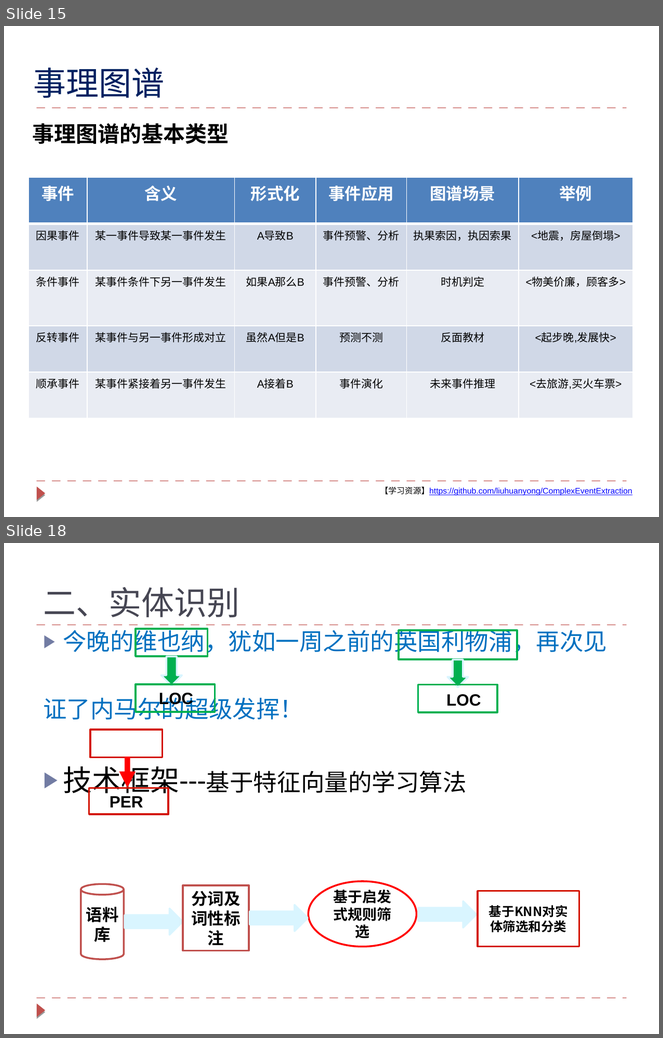
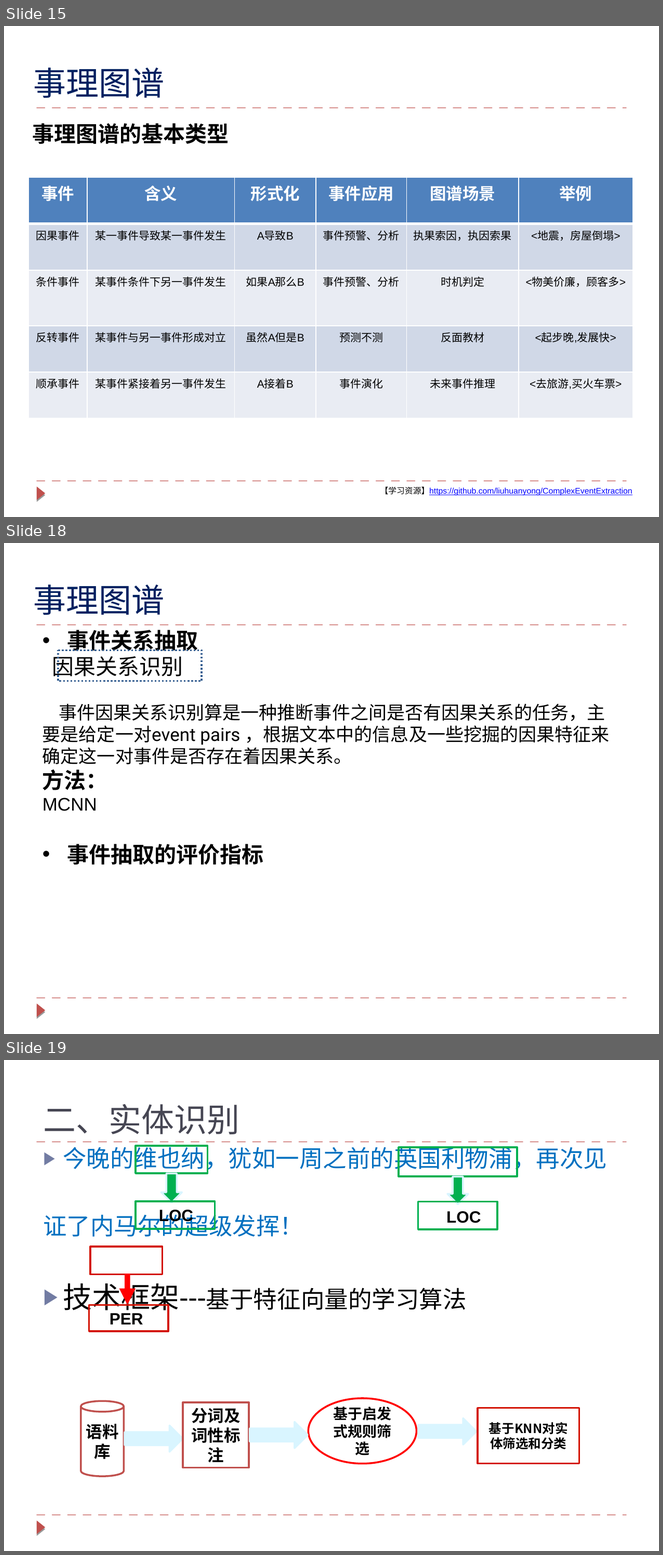
Before and after one commit to lihanghang/NLP-Knowledge-Graph, a slide deck: my summary/知识图谱技术与对话系统的应用.pptx. Shown one above the other, each under a label of ours: slides 15 and 18 before the commit, slides 15, 18 and 19 after it; the slides between them are not shown. The pictures are 663x1038 and 663x1555 pixels, drawn with LibreOffice and Linux fonts; fonts in the diff are those of the drawing. Boxes give left, top, right and bottom in pixels: in the first picture for what was removed or moved away, otherwise in the second. Text is boxed around its words. In the diff, an @@ line names an element or a change of style, - is before the commit and + after.

```diff
--- a/my summary/知识图谱技术与对话系统的应用.pptx
+++ b/my summary/知识图谱技术与对话系统的应用.pptx
@@ slide 18 added at box(4, 543, 659, 1034), background #FFFFFF; not listed: 3 template elements that a slide beside it also shows @@
@@ text added at box(34, 585, 165, 615), 36 pt, text #002060 @@
+事理图谱
@@ text added at box(42, 630, 610, 865), 20 pt, text #000000 @@
+• 事件关系抽取
+因果关系识别
+事件因果关系识别算是一种推断事件之间是否有因果关系的任务，主要是给定一对event pairs ，根据文本中的信息及一些挖掘的因果特征来确定这一对事件是否存在着因果关系。
+方法：
+MCNN
+• 事件抽取的评价指标
@@ rectangle added at box(59, 651, 202, 681), outline #376092 2 pt dashed @@
@@ what was slide 18 is now slide 19 @@
```
Also in this commit, not shown: 2 slides changed, 1 other file.
